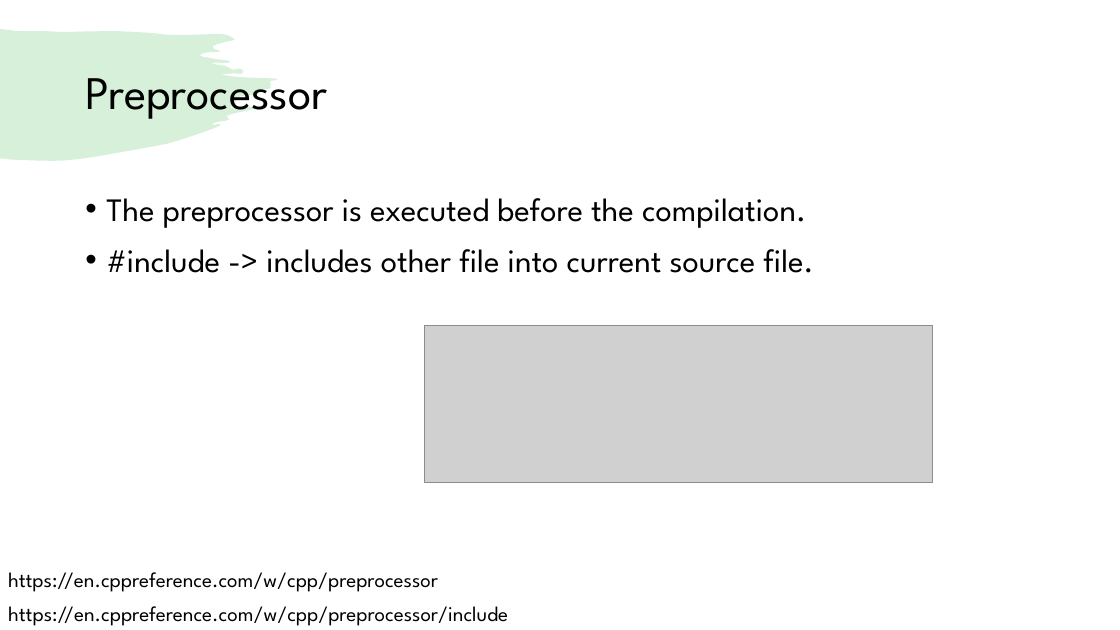
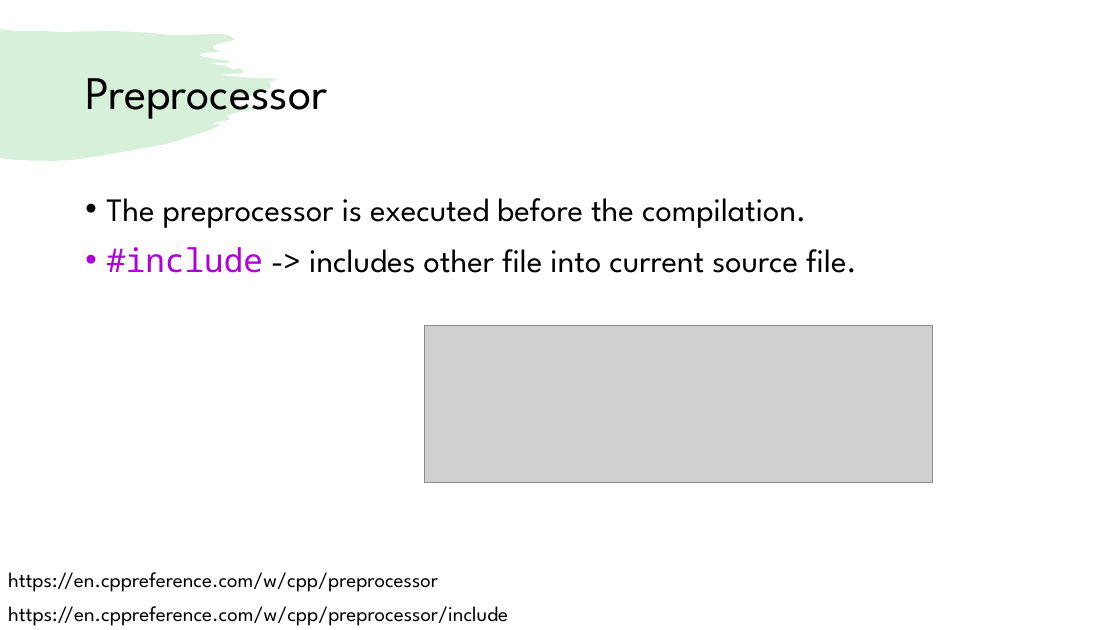
Before and after one commit to CNOCycle/cpp_tutorial, a slide deck: slide 18 of 01-intro/00-intro.pptx (slide 17 before the commit). Drawn at 1120x630 pixels with LibreOffice and Linux fonts; fonts in the diff are those of the drawing; grey boxes stand for pictures. Boxes give left, top, right and bottom in pixels: in the first picture for what was removed or moved away, otherwise in the second. Text is boxed around its words. In the diff, an @@ line names an element or a change of style, - is before the commit and + after.

```diff
--- a/01-intro/00-intro.pptx
+++ b/01-intro/00-intro.pptx
@@ text at (106,247,856,273): font League Spartan to Noto Sans Mono, text colour #000000 to #AF00DB in "#include" @@
```
Also in this commit, not shown: 4 other slides changed, 1 slide added.
